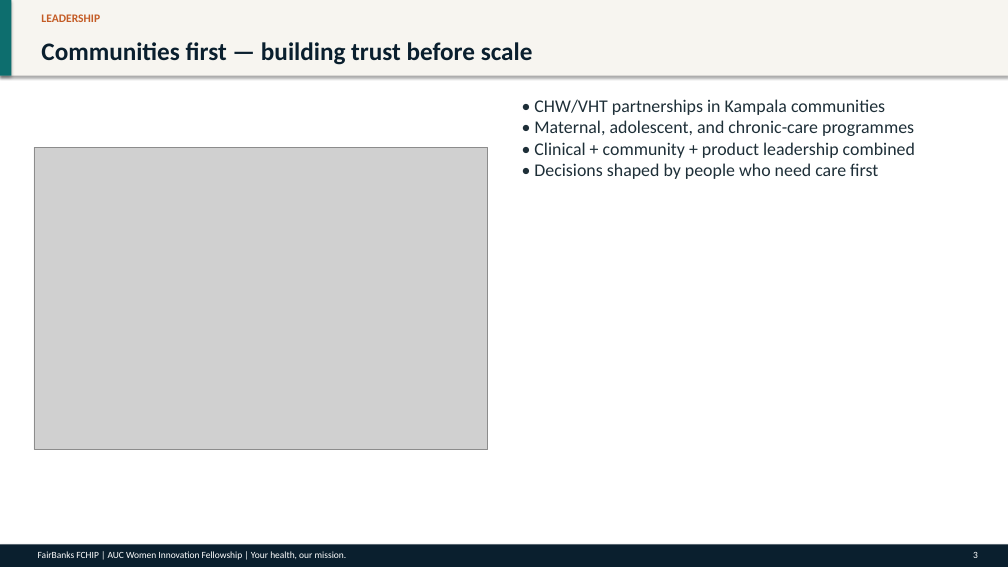
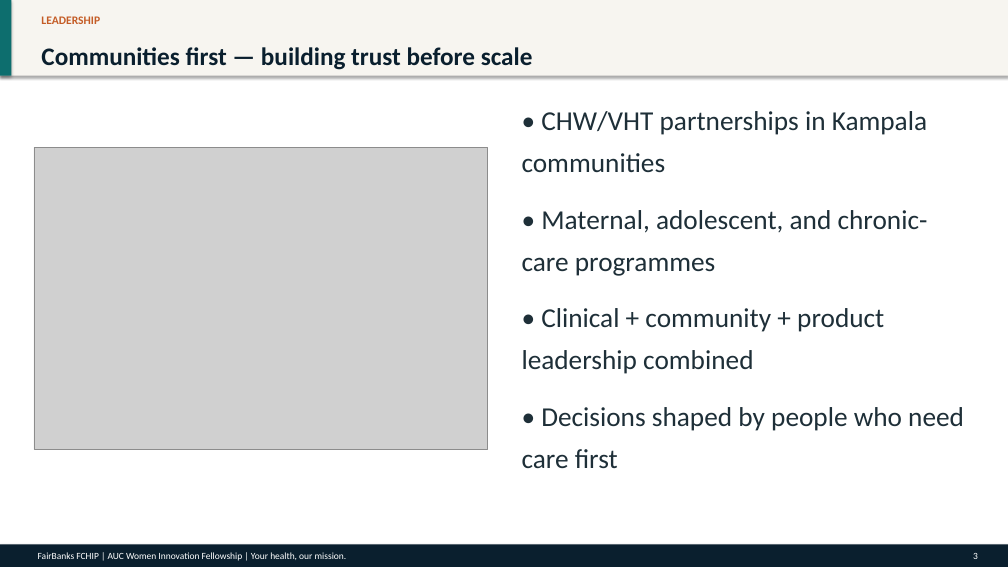
Before and after one commit to WASSWA2624/fairbanks, a slide deck: slide 3 of applications/auc/documents/auc_ppt.pptx. Drawn at 1008x567 pixels with LibreOffice and Linux fonts; fonts in the diff are those of the drawing; grey boxes stand for pictures. Boxes give left, top, right and bottom in pixels: in the first picture for what was removed or moved away, otherwise in the second. Text is boxed around its words. In the diff, an @@ line names an element or a change of style, - is before the commit and + after.

Commit message:
Enhance PowerPoint generation scripts across multiple applications by introducing balanced text box sizing and vertical alignment for improved readability. Update font sizes for various text elements to ensure consistency and clarity in presentations. Adjust document formatting rules to align with project branding and enhance overall presentation quality.

```diff
--- a/applications/auc/documents/auc_ppt.pptx
+++ b/applications/auc/documents/auc_ppt.pptx
@@ text "LEADERSHIP" at [41,16,100,24]: line spacing 1 to 1.15; more space between paragraphs @@
@@ text "Communities first — building trust ..." at [41,47,533,70]: line spacing 1 to 1.15; more space between paragraphs @@
@@ text at [522,111,964,469]: text changed; size 17 to 26 pt @@
-• CHW/VHT partnerships in Kampala communities
-• Maternal, adolescent, and chronic-care programmes
-• Clinical + community + product leadership combined
-• Decisions shaped by people who need care first
+• CHW/VHT partnerships in Kampala communities
+• Maternal, adolescent, and chronic-care programmes
+• Clinical + community + product leadership combined
+• Decisions shaped by people who need care first
```
Also in this commit, not shown: 8 other slides changed, 50 other files.
